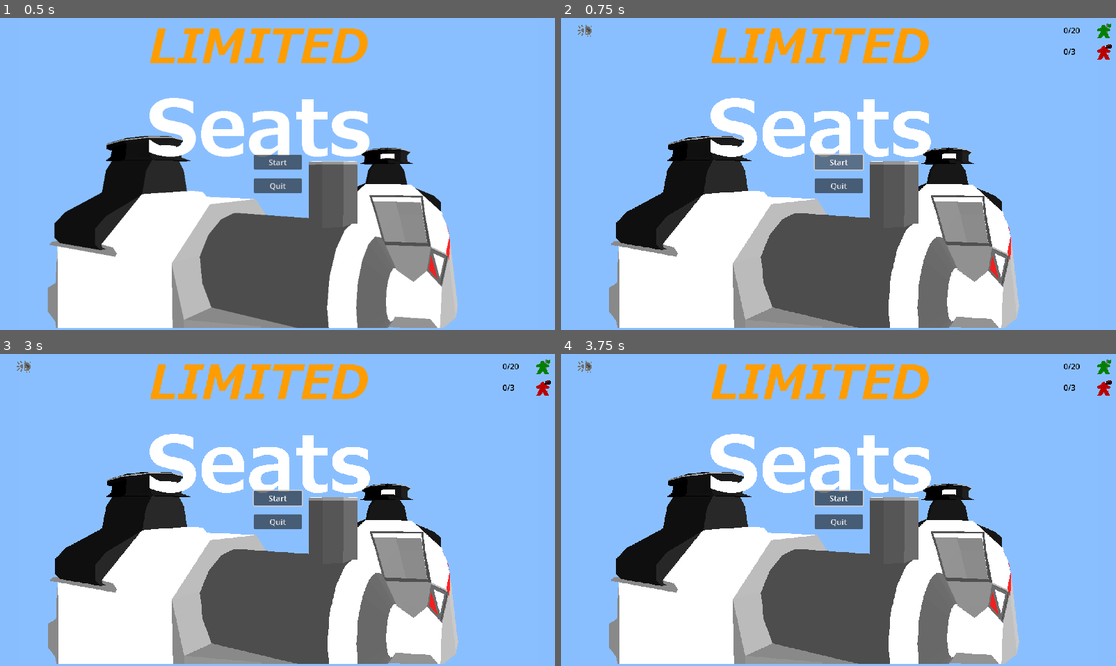
Above: before the commit, frames 1-4 (two rows, left to right).
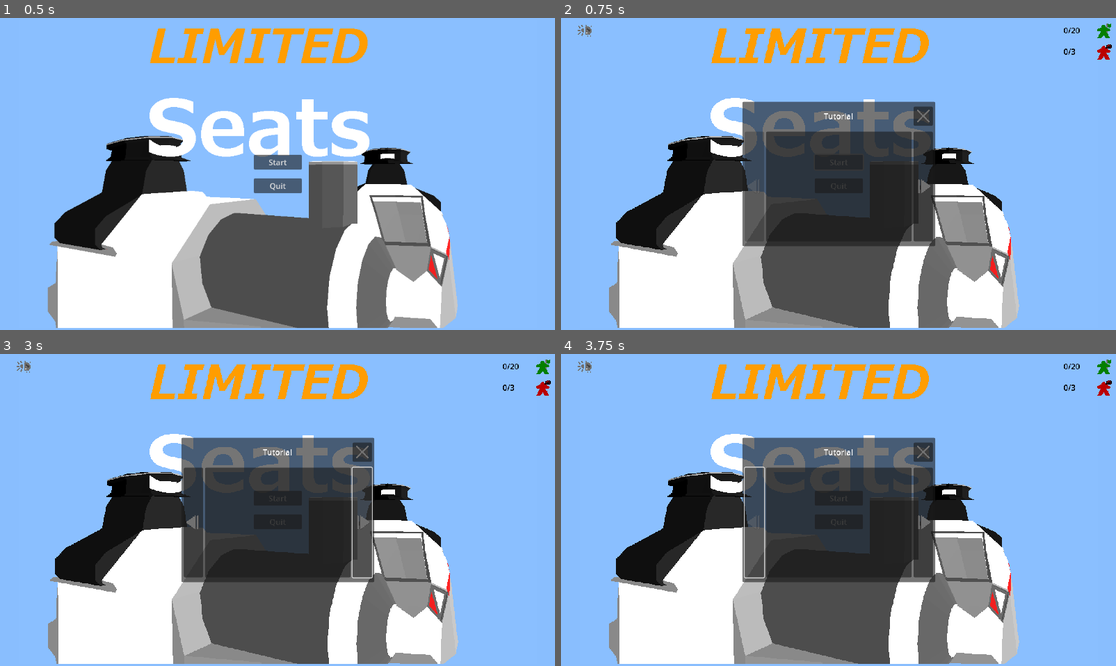
Above: after the commit, the same moments.

Repository: squirrelsoftcompany/LD54
Game: Godot game, scene res://_scenes/menu.tscn
The game is run twice, just before and just after one commit, with the same random seed, the same clock (stepped at 60 frames per second) and the same inputs.
Inputs (mouse positions are in pixels of both pictures, inside the frame that each line leads up to):
- Up to frame 1 (0.5 s): no input
- Up to frame 2 (0.75 s): click "Start" at 0.5 s
- Up to frame 3 (3 s): click "Start" at 1.25 s; click "Start" at 2 s; click (360, 522) at 2.77 s
- Up to frame 4 (3.75 s): click (755, 522) at 3.52 s

Frame 1 is identical in both runs. In frame 2, 16% of the frame differs, in the area x 32-68%, y 26-74%; in frame 3, 16%; in frame 4, 16%.
Error before the commit: Parse Error: Expected function name after "func". (res://scripts/LevelSummary.gd:14)

Commit message:
Show tutorial panel

Diff:
--- a/_scenes/ui/InGameUI.tscn
+++ b/_scenes/ui/InGameUI.tscn
@@ -16,6 +16,10 @@
 atlas = ExtResource("3_fq77u")
 region = Rect2(0, 32, 32, 32)
 
+[sub_resource type="AtlasTexture" id="AtlasTexture_p5w66"]
+atlas = ExtResource("3_fq77u")
+region = Rect2(96, 0, 32, 32)
+
 [sub_resource type="AtlasTexture" id="AtlasTexture_ntkxg"]
 atlas = ExtResource("3_fq77u")
 region = Rect2(96, 32, 32, 32)
@@ -24,10 +28,6 @@
 atlas = ExtResource("3_fq77u")
 region = Rect2(64, 32, 32, 32)
 
-[sub_resource type="AtlasTexture" id="AtlasTexture_p5w66"]
-atlas = ExtResource("3_fq77u")
-region = Rect2(96, 0, 32, 32)
-
 [sub_resource type="AtlasTexture" id="AtlasTexture_cmkyc"]
 atlas = ExtResource("3_fq77u")
 region = Rect2(0, 0, 32, 32)
@@ -40,7 +40,7 @@
 atlas = ExtResource("3_fq77u")
 region = Rect2(64, 32, 32, 32)
 
-[node name="InGameUI" type="Control" node_paths=PackedStringArray("arrivedMeepleScore", "goneMeepleScore", "summaryTitle", "summaryButton", "levelSummary", "bip_sound")]
+[node name="InGameUI" type="Control" node_paths=PackedStringArray("arrivedMeepleScore", "goneMeepleScore", "summaryTitle", "summaryButton", "levelSummary", "tutoPanel", "bip_sound")]
 process_mode = 3
 layout_mode = 3
 anchors_preset = 15
@@ -55,6 +55,7 @@
 summaryTitle = NodePath("LevelSummary/MarginContainer2/VBoxContainer/Label")
 summaryButton = NodePath("LevelSummary/MarginContainer2/VBoxContainer/VBoxContainer/Continue")
 levelSummary = NodePath("LevelSummary")
+tutoPanel = NodePath("TutoPanel")
 bip_sound = NodePath("Bip")
 
 [node name="GeneralControls" parent="." instance=ExtResource("2_kmyoa")]
@@ -136,7 +137,7 @@
 script = ExtResource("1_yvkub")
 previousButton = NodePath("MarginContainer2/VBoxContainer/HBoxContainer/Previous")
 nextButton = NodePath("MarginContainer2/VBoxContainer/HBoxContainer/Next")
-quitButton = NodePath("MarginContainer2/ExitTuto")
+quitButton = NodePath("MarginContainer2/VBoxContainer/HBoxContainer2/ExitTuto")
 tutoPage_0 = NodePath("MarginContainer2/VBoxContainer/HBoxContainer/PanelContainer/TutoPage0")
 tutoPage_1 = NodePath("MarginContainer2/VBoxContainer/HBoxContainer/PanelContainer/TutoPage1")
 tutoPage_2 = NodePath("MarginContainer2/VBoxContainer/HBoxContainer/PanelContainer/TutoPage2")
@@ -157,51 +158,58 @@
 [node name="VBoxContainer" type="VBoxContainer" parent="TutoPanel/MarginContainer2"]
 layout_mode = 2
 
-[node name="Label" type="Label" parent="TutoPanel/MarginContainer2/VBoxContainer"]
-layout_mode = 2
+[node name="HBoxContainer2" type="HBoxContainer" parent="TutoPanel/MarginContainer2/VBoxContainer"]
+layout_mode = 2
+
+[node name="VSeparator" type="VSeparator" parent="TutoPanel/MarginContainer2/VBoxContainer/HBoxContainer2"]
+light_mask = 0
+visibility_layer = 0
+custom_minimum_size = Vector2(40, 0)
+layout_mode = 2
+
+[node name="Label" type="Label" parent="TutoPanel/MarginContainer2/VBoxContainer/HBoxContainer2"]
+layout_mode = 2
+size_flags_horizontal = 3
 text = "Tutorial"
 horizontal_alignment = 1
 
-[node name="HSeparator" type="HSeparator" parent="TutoPanel/MarginContainer2/VBoxContainer"]
-visibility_layer = 0
-layout_mode = 2
-
-[node name="HBoxContainer" type="HBoxContainer" parent="TutoPanel/MarginContainer2/VBoxContainer"]
-layout_mode = 2
-size_flags_vertical = 3
-
-[node name="Previous" type="Button" parent="TutoPanel/MarginContainer2/VBoxContainer/HBoxContainer"]
-layout_mode = 2
-text = "<"
-icon = SubResource("AtlasTexture_ntkxg")
-
-[node name="PanelContainer" type="PanelContainer" parent="TutoPanel/MarginContainer2/VBoxContainer/HBoxContainer"]
-layout_mode = 2
-size_flags_horizontal = 3
-
-[node name="TutoPage0" type="TextureRect" parent="TutoPanel/MarginContainer2/VBoxContainer/HBoxContainer/PanelContainer"]
-visible = false
-layout_mode = 2
-
-[node name="TutoPage1" type="TextureRect" parent="TutoPanel/MarginContainer2/VBoxContainer/HBoxContainer/PanelContainer"]
-visible = false
-layout_mode = 2
-
-[node name="TutoPage2" type="TextureRect" parent="TutoPanel/MarginContainer2/VBoxContainer/HBoxContainer/PanelContainer"]
-visible = false
-layout_mode = 2
-
-[node name="Next" type="Button" parent="TutoPanel/MarginContainer2/VBoxContainer/HBoxContainer"]
-layout_mode = 2
-text = ">"
-icon = SubResource("AtlasTexture_aru18")
-
-[node name="ExitTuto" type="Button" parent="TutoPanel/MarginContainer2"]
+[node name="ExitTuto" type="Button" parent="TutoPanel/MarginContainer2/VBoxContainer/HBoxContainer2"]
 layout_mode = 2
 size_flags_horizontal = 8
 size_flags_vertical = 0
-text = "X"
 icon = SubResource("AtlasTexture_p5w66")
+
+[node name="HSeparator" type="HSeparator" parent="TutoPanel/MarginContainer2/VBoxContainer"]
+visibility_layer = 0
+layout_mode = 2
+
+[node name="HBoxContainer" type="HBoxContainer" parent="TutoPanel/MarginContainer2/VBoxContainer"]
+layout_mode = 2
+size_flags_vertical = 3
+
+[node name="Previous" type="Button" parent="TutoPanel/MarginContainer2/VBoxContainer/HBoxContainer"]
+layout_mode = 2
+icon = SubResource("AtlasTexture_ntkxg")
+
+[node name="PanelContainer" type="PanelContainer" parent="TutoPanel/MarginContainer2/VBoxContainer/HBoxContainer"]
+layout_mode = 2
+size_flags_horizontal = 3
+
+[node name="TutoPage0" type="TextureRect" parent="TutoPanel/MarginContainer2/VBoxContainer/HBoxContainer/PanelContainer"]
+visible = false
+layout_mode = 2
+
+[node name="TutoPage1" type="TextureRect" parent="TutoPanel/MarginContainer2/VBoxContainer/HBoxContainer/PanelContainer"]
+visible = false
+layout_mode = 2
+
+[node name="TutoPage2" type="TextureRect" parent="TutoPanel/MarginContainer2/VBoxContainer/HBoxContainer/PanelContainer"]
+visible = false
+layout_mode = 2
+
+[node name="Next" type="Button" parent="TutoPanel/MarginContainer2/VBoxContainer/HBoxContainer"]
+layout_mode = 2
+icon = SubResource("AtlasTexture_aru18")
 
 [node name="LevelSummary" type="Panel" parent="."]
 visible = false
@@ -219,8 +227,6 @@
 grow_horizontal = 2
 grow_vertical = 2
 script = ExtResource("2_nq8yg")
-bip_sound = Object(AudioStreamPlayer,"_import_path":NodePath(""),"unique_name_in_owner":false,"process_mode":0,"process_priority":0,"process_physics_priority":0,"process_thread_group":0,"editor_description":"","stream":ExtResource("3_d80sy"),"volume_db":-10.0,"pitch_scale":1.0,"autoplay":false,"stream_paused":false,"mix_target":0,"max_polyphony":1,"bus":&"UI FX","script":null)
-
 
 [node name="MarginContainer2" type="MarginContainer" parent="LevelSummary"]
 layout_mode = 1
@@ -316,7 +322,8 @@
 volume_db = -10.0
 bus = &"UI FX"
 
+[connection signal="visibility_changed" from="TutoPanel" to="TutoPanel" method="_on_visibility_changed"]
+[connection signal="pressed" from="TutoPanel/MarginContainer2/VBoxContainer/HBoxContainer2/ExitTuto" to="TutoPanel" method="_on_exit_tuto_pressed"]
 [connection signal="pressed" from="TutoPanel/MarginContainer2/VBoxContainer/HBoxContainer/Previous" to="TutoPanel" method="_on_previous_pressed"]
 [connection signal="pressed" from="TutoPanel/MarginContainer2/VBoxContainer/HBoxContainer/Next" to="TutoPanel" method="_on_next_pressed"]
-[connection signal="pressed" from="TutoPanel/MarginContainer2/ExitTuto" to="TutoPanel" method="_on_exit_tuto_pressed"]
 [connection signal="pressed" from="LevelSummary/MarginContainer2/VBoxContainer/VBoxContainer/Continue" to="." method="_on_continue_pressed"]
--- a/scripts/Global.gd
+++ b/scripts/Global.gd
@@ -2,6 +2,7 @@
 
 signal update_ui
 signal level_complet
+signal level_loaded
 signal game_over
 
 var _current_scene = null
@@ -19,32 +20,29 @@
 func _process(_delta: float) -> void:
 	pass
 
+
 func call_update_ui() -> void:
 	emit_signal("update_ui")
 
 
 func pause() -> void:
 	Engine.set_time_scale(0)
-	pass
 
 
 func resume() -> void:
 	Engine.set_time_scale(1)
-	pass
 
 
 func trigger_game_over() -> void:
 	emit_signal("game_over")
-	pass
+
 
 func trigger_level_complet() -> void:
 	emit_signal("level_complet")
-	pass
 
 
 func show_menu() -> void:
 	_goto_scene(_main_menu)
-	pass
 
 
 func goto_next_level():
--- a/scripts/InGameUI.gd
+++ b/scripts/InGameUI.gd
@@ -5,6 +5,7 @@
 @export var summaryTitle : Label
 @export var summaryButton : Button
 @export var levelSummary : Panel
+@export var tutoPanel : Panel
 @export var bip_sound : AudioStreamPlayer
 
 var currentArrivedMeeple
@@ -20,13 +21,22 @@
 	_Global.connect("level_complet",_on_level_complet)
 	_Global.connect("game_over",_on_game_over)
 	_Global.call_update_ui()
+
+	# Hide/show tutorial
+	var index = ProjectSettings.get_setting("specific/level/current")
+	if index == 0:
+		tutoPanel.visible = true
+		_Global.pause()
+	else:
+		tutoPanel.visible = false
 	gameOver = false
-	pass
+#	pass
 
 
 # Called every frame. 'delta' is the elapsed time since the previous frame.
 func _process(_delta: float) -> void:
 	pass
+
 
 func _on_update_ui() -> void:
 	currentArrivedMeeple = ProjectSettings.get_setting("specific/level/meeple_arrived")
@@ -36,18 +46,18 @@
 	arrivedMeepleScore.text = str(currentArrivedMeeple) + "/" + str(currentArrivedMeepleMax)
 	goneMeepleScore.text = str(currentGoneMeeple) + "/" + str(currentGoneMeepleMax)
 
+
 func _on_game_over() -> void:
 	summaryTitle.text = "GAME OVER"
 	summaryButton.text = "Retry"
 	levelSummary.visible = true
 	gameOver = true
-	pass
+
 
 func _on_level_complet() -> void:
 	summaryTitle.text = "Well Played"
 	summaryButton.text = "Next"
 	levelSummary.visible = true
-	pass
 
 
 func _on_continue_pressed() -> void:
--- a/scripts/LevelSummary.gd
+++ b/scripts/LevelSummary.gd
@@ -10,8 +10,3 @@
 # Called every frame. 'delta' is the elapsed time since the previous frame.
 func _process(delta: float) -> void:
 	pass
-
-func
-
-#func _on_continue_pressed() -> void:
-#	bip_sound.play()
--- a/scripts/TutoPanel.gd
+++ b/scripts/TutoPanel.gd
@@ -62,3 +62,10 @@
 func _on_exit_tuto_pressed() -> void:
 	self.visible = false
 	currentPage = 0
+
+
+func _on_visibility_changed() -> void:
+	if visible:
+		_Global.pause()
+	else:
+		_Global.resume()
